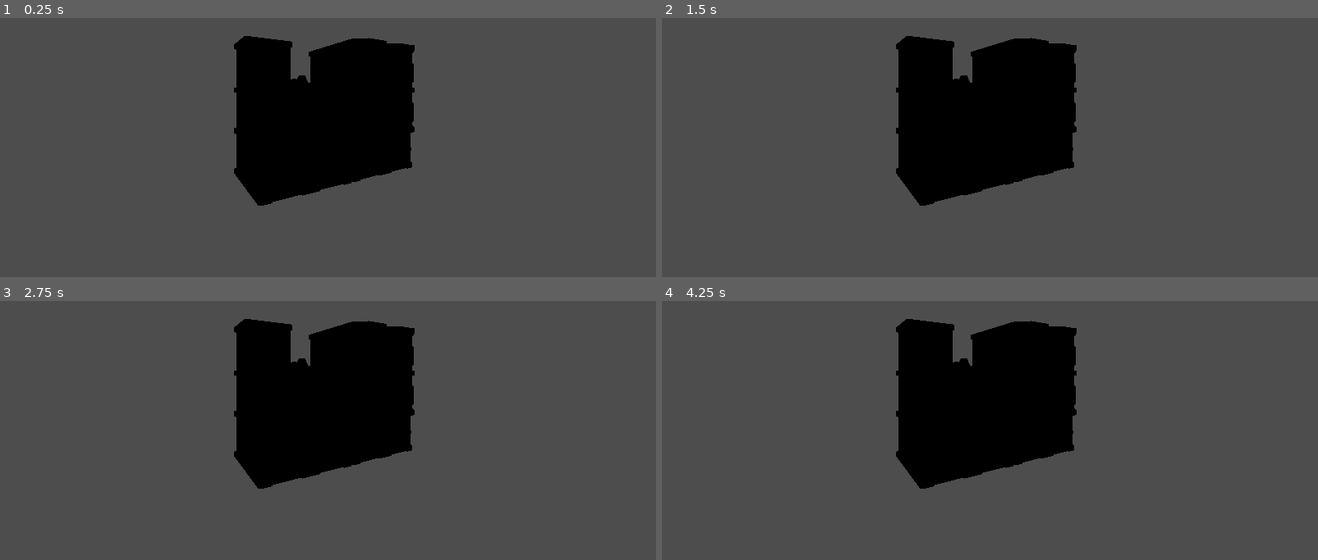
Above: before the commit, frames 1-4 (two rows, left to right).
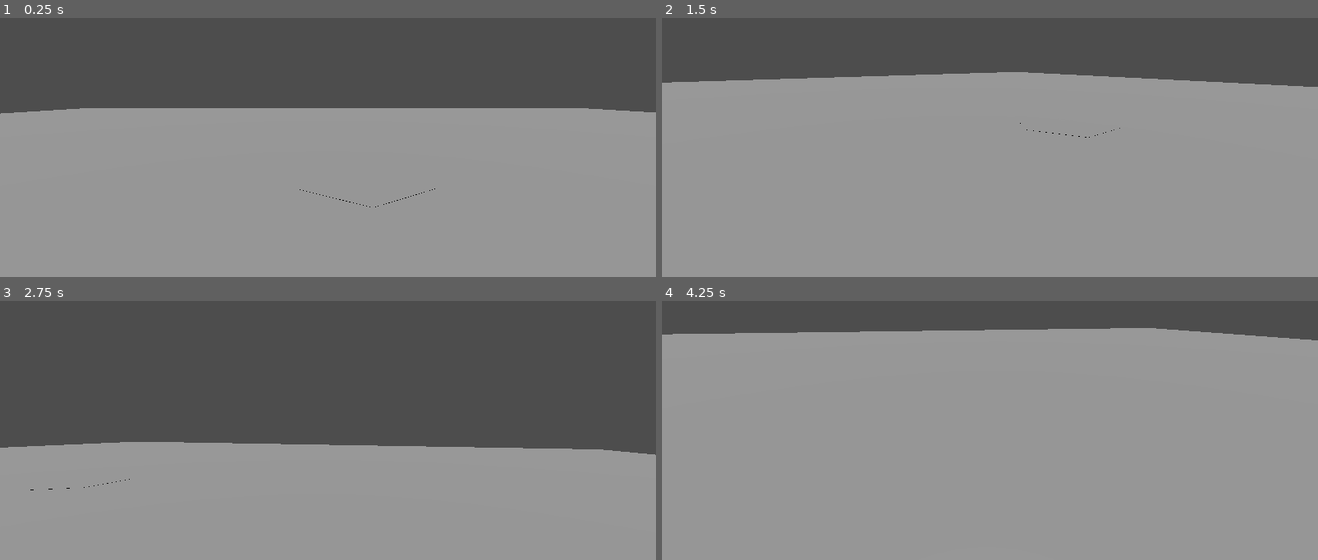
Above: after the commit, the same moments.

Repository: D-K-Weeks/GEF_Weeks
Game: Godot game, scene res://Levels/CollisionsAndTriggers.tscn
Same seed, same stepped clock (60 frames per second), same inputs: the game is played once before the commit and once after it. Before the commit the project starts from res://Levels/TestGym.tscn.
Inputs (mouse positions are in pixels of both pictures, inside the frame that each line leads up to):
- Up to frame 1 (0.25 s): no input
- Up to frame 2 (1.5 s): tap Enter (ui_accept) at 0.5, 0.77 s; move the mouse to (1134, 74) at 0.52 s; hold Right (ui_right) 0.53-1.28 s; tap 6 at 0.6, 1.35 s; click (1134, 74) at 0.67 s; move the mouse to (858, 111) at 1.27 s; hold Down (ui_down) from 1.28 s (still down)
- Up to frame 3 (2.75 s): tap Enter (ui_accept) at 1.52 s; move the mouse to (outside the picture) at 2.02 s; release Down (ui_down) at 2.03 s; hold Right (ui_right) from 2.03 s (still down); tap 6 at 2.1 s
- Up to frame 4 (4.25 s): move the mouse to (957, 448) at 2.77 s; release Right (ui_right) at 2.78 s; hold Up (ui_up) 2.78-3.53 s; tap 6 at 2.85, 3.6 s; click (957, 448) at 2.92 s; tap Enter (ui_accept) at 3.02, 3.77 s; move the mouse to (1186, 430) at 3.52 s; hold Left (ui_left) from 3.53 s (still down)

The runs differ from the first frame. In frame 1, 72% of the frame differs, in the area x 0-100%, y 6-100%; in frame 2, 80%; in frame 3, 56%; in frame 4, 89%.

Commit message:
GodotCollisionsStarted
Pressure Plate not working yet

Diff:
--- /dev/null
+++ b/Godot/Levels/CollisionsAndTriggers.tscn
@@ -0,0 +1,47 @@
+[gd_scene format=3 uid="uid://ctboyllkdmcu8"]
+
+[ext_resource type="PackedScene" uid="uid://bs72ogkvdd7d6" path="res://Addons/proto_controller/proto_controller.tscn" id="1_eye27"]
+[ext_resource type="Script" uid="uid://cvyodvi8hskx7" path="res://Levels/pressureplate.gd" id="2_dju4v"]
+[ext_resource type="ArrayMesh" uid="uid://cj1nroflcr88x" path="res://Addons/Models/OBJ format/detail-parasol-b.obj" id="3_nfvm6"]
+
+[sub_resource type="BoxShape3D" id="BoxShape3D_eye27"]
+size = Vector3(71.02931, 1, 71.37892)
+
+[sub_resource type="PlaneMesh" id="PlaneMesh_dju4v"]
+
+[sub_resource type="BoxShape3D" id="BoxShape3D_nfvm6"]
+size = Vector3(3.1816406, 1, 3.152832)
+
+[node name="CollisionsAndTriggers" type="Node3D" unique_id=264520605]
+
+[node name="ProtoController" parent="." unique_id=912171431 groups=["Player"] instance=ExtResource("1_eye27")]
+transform = Transform3D(1, 0, 0, 0, 1, 0, 0, 0, 1, -0.8450153, 0.47408915, -0.73988986)
+
+[node name="DirectionalLight3D" type="DirectionalLight3D" parent="." unique_id=1741438202]
+transform = Transform3D(1, 0, 0, 0, -0.015986525, 0.99987215, 0, -0.99987215, -0.015986525, 0, 11.10817, 0)
+
+[node name="Floor" type="Node3D" parent="." unique_id=475607594]
+
+[node name="StaticBody3D" type="StaticBody3D" parent="Floor" unique_id=1634235622]
+
+[node name="CollisionShape3D" type="CollisionShape3D" parent="Floor/StaticBody3D" unique_id=802485731]
+transform = Transform3D(1, 0, 0, 0, 1, 0, 0, 0, 1, 0.02671051, 0, -0.07808685)
+shape = SubResource("BoxShape3D_eye27")
+
+[node name="MeshInstance3D" type="MeshInstance3D" parent="Floor" unique_id=1211771802]
+transform = Transform3D(35.934135, 0, 0, 0, 1.7563688, 0, 0, 0, 35.934135, 0, 0, 0)
+mesh = SubResource("PlaneMesh_dju4v")
+
+[node name="PressurePlate" type="Node3D" parent="." unique_id=1284793462]
+transform = Transform3D(1, 0, 0, 0, 1, 0, 0, 0, 1, 0, 0, -7.0782914)
+
+[node name="Area3D" type="Area3D" parent="PressurePlate" unique_id=24524695]
+disable_mode = 1
+script = ExtResource("2_dju4v")
+
+[node name="CollisionShape3D" type="CollisionShape3D" parent="PressurePlate/Area3D" unique_id=187721941]
+shape = SubResource("BoxShape3D_nfvm6")
+
+[node name="MeshInstance3D" type="MeshInstance3D" parent="PressurePlate" unique_id=1871386411]
+transform = Transform3D(9.338567, 0, 0, 0, 0.1422623, 0, 0, 0, 9.183082, 0, 0, 0)
+mesh = ExtResource("3_nfvm6")
--- /dev/null
+++ b/Godot/Levels/pressureplate.gd
@@ -0,0 +1,8 @@
+extends Area3D
+
+func _ready():
+	body_entered.connect(_on_body_entered)
+
+func _on_body_entered(body):
+	if body.is_in_group("Player"):
+		print("Player entered 3D trigger")
--- a/Godot/project.godot
+++ b/Godot/project.godot
@@ -15,6 +15,14 @@
 [application]
 
 config/name="TemplateProject"
-run/main_scene="uid://dxba7qrse2q4b"
+run/main_scene="uid://ctboyllkdmcu8"
 config/features=PackedStringArray("4.6", "Forward Plus")
 config/icon="res://icon.svg"
+
+[global_group]
+
+Player=""
+
+[physics]
+
+3d/physics_engine="Jolt Physics"
Not shown, added: Godot/Addons/proto_controller/proto_controller.gd
Not shown, added: Godot/Addons/proto_controller/proto_controller.gd.uid
Not shown, added: Godot/Addons/proto_controller/proto_controller.tscn
Not shown, added: Godot/Levels/pressureplate.gd.uid
